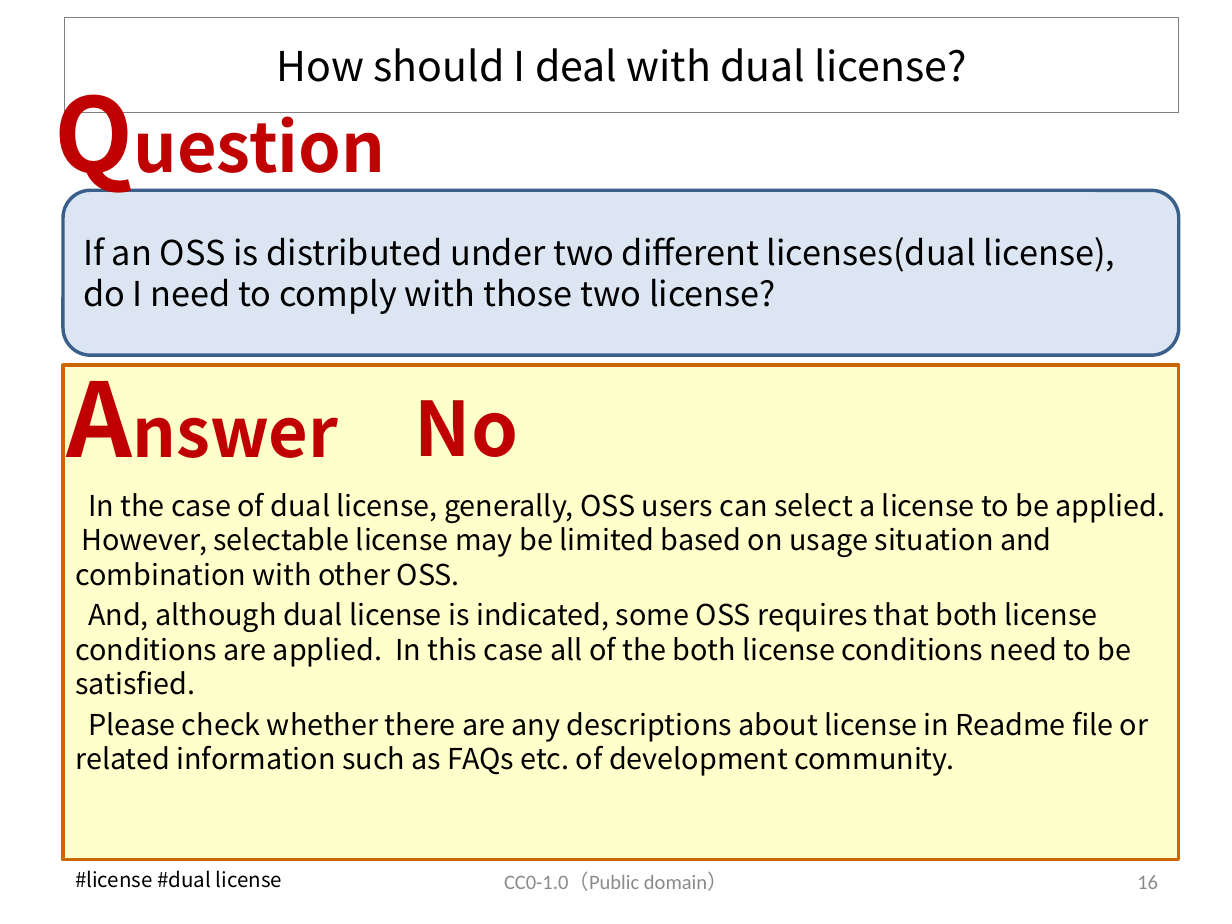
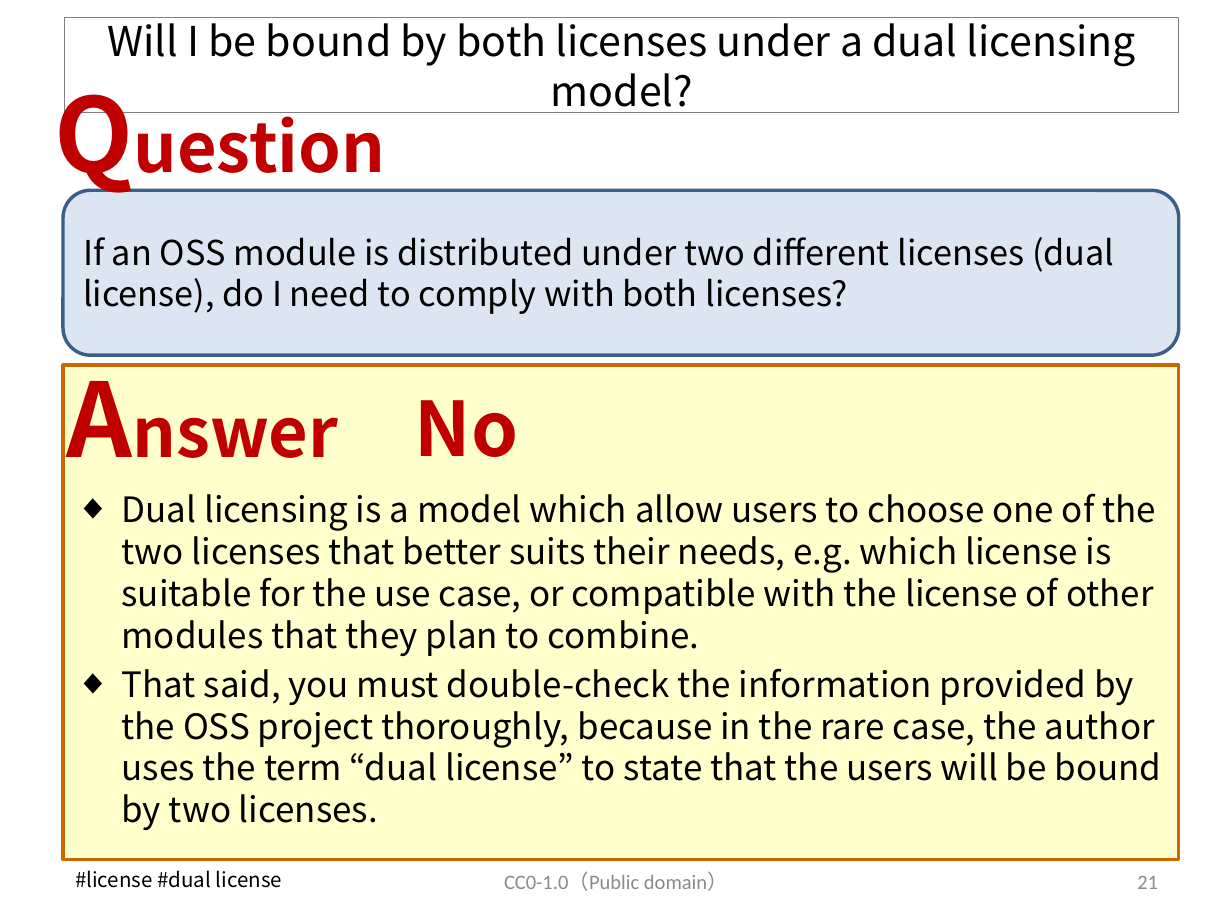
Before and after one commit to OpenChain-Project/OpenChain-JWG, a slide deck: slide 22 of Education_Material/FAQ/Misunderstandings_of_OSS_licenses_CC0.pptx (slide 17 before the commit). Drawn at 1232x924 pixels with LibreOffice and Linux fonts; fonts in the diff are those of the drawing. Boxes give left, top, right and bottom in pixels: in the first picture for what was removed or moved away, otherwise in the second. Text is boxed around its words. In the diff, an @@ line names an element or a change of style, - is before the commit and + after.

```diff
--- a/Education_Material/FAQ/Misunderstandings_of_OSS_licenses_CC0.pptx
+++ b/Education_Material/FAQ/Misunderstandings_of_OSS_licenses_CC0.pptx
@@ title at [107,17,1136,113]: text changed @@
-How should I deal with dual license?
+Will I be bound by both licenses under a dual licensing model?
@@ text in rounded rectangle at [83,237,1115,314]: text changed @@
-If an OSS is distributed under two different licenses(dual license), do I need to comply with those two license?
+If an OSS module is distributed under two different licenses (dual license), do I need to comply with both licenses?
@@ text at [122,493,1162,830]: text changed; size 16.8 to 20.4 pt @@
-In the case of dual license, generally, OSS users can select a license to be applied. However, selectable license may be limited based on usage situation and combination with other OSS.
-And, although dual license is indicated, some OSS requires that both license conditions are applied. In this case all of the both license conditions need to be satisfied.
-Please check whether there are any descriptions about license in Readme file or related information such as FAQs etc. of development community.
+◆ Dual licensing is a model which allow users to choose one of the two licenses that better suits their needs, e.g. which license is suitable for the use case, or compatible with the license of other modules that they plan to combine.
+◆ That said, you must double-check the information provided by the OSS project thoroughly, because in the rare case, the author uses the term “dual license” to state that the users will be bound by two licenses.
@@ page number at [1137,876,1158,889]: text changed @@
-16
+21
```
Also in this commit, not shown: 21 other slides changed, 7 slides added.
